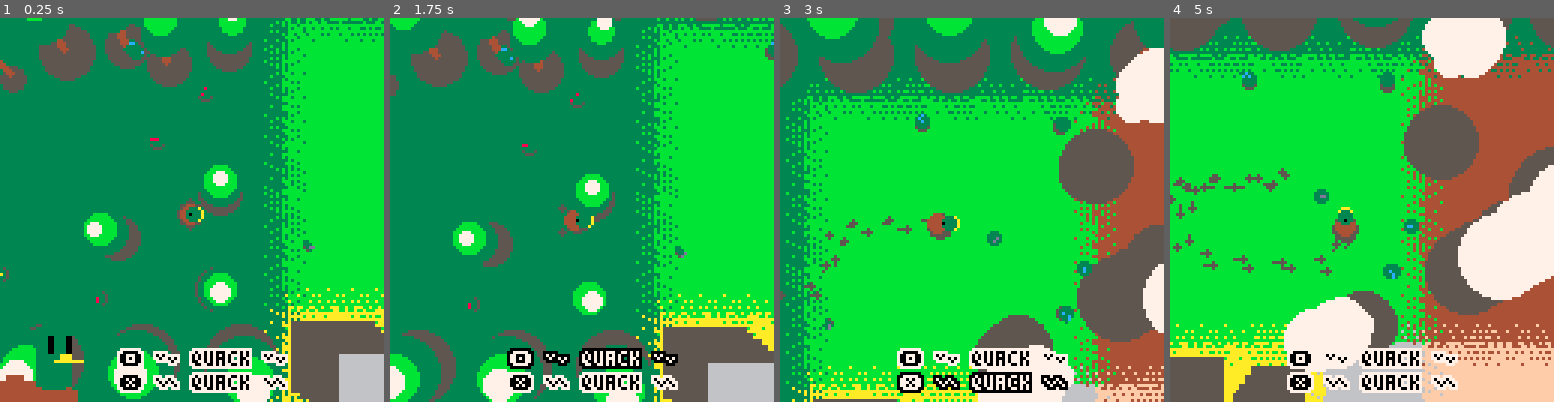
Above: before the commit, frames 1-4 (left to right).
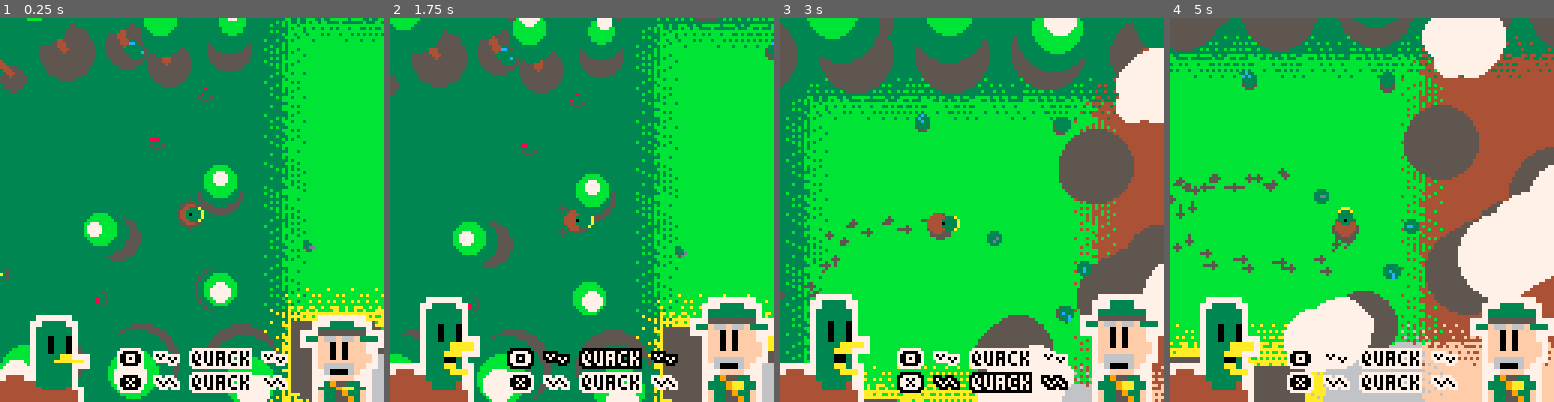
Above: after the commit, the same moments.

Repository: seleb/DuckDuckOnTheLoose
Game: PICO-8 cartridge forest.p8
The game is run twice, just before and just after one commit, with the same random seed, the same clock (stepped at 60 frames per second) and the same inputs.
Inputs:
- Up to frame 1 (0.25 s): no input
- Up to frame 2 (1.75 s): tap X (X key) at 0.33, 1.07 s; tap O (Z key) at 0.7, 1.7 s; hold Right from 1.6 s (still down)
- Up to frame 3 (3 s): tap X (X key) at 1.85, 2.97 s; release Right at 2.1 s; tap O (Z key) at 2.1, 2.5, 2.9 s; hold Up 2.15-2.42 s; hold Right from 2.47 s (still down)
- Up to frame 4 (5 s): release Right at 3.03 s; hold Left 3.08-3.58 s; tap O (Z key) every 0.4 s from 3.3 to 4.9 s; hold Down 3.63-3.97 s; hold Right 4.02-4.68 s; tap X (X key) at 4.08 s; hold Up from 4.73 s (still down)

The runs differ from the first frame. In frame 1, 4.4% of the frame differs, in the area x 7-100%, y 77-100%; in frame 2, 7.9%; in frame 3, 8.8%, in the area x 0-100%, y 71-100%; in frame 4, 8.1%.

Commit message:
npc stuff

Diff:
--- a/forest.p8
+++ b/forest.p8
@@ -684,6 +684,27 @@
   sx+=16
  end
  sspr(sx,0,16,16,0,128-32-a,32,32+a)
+
+
+ -- npc sprite
+ sx=0
+ npc={}
+ npc.spr=4
+ npc.mouth=0
+ sx+=npc.spr*16
+ sspr(sx,32,16,16,128-32,128-32-a,32,32+a)
+
+ -- npc mouth
+ if npc.mouth >= 0 then
+  pal(0,npc.mouth)
+  sx=40
+  if p.quack_timer > 0 and time()%0.2 > 0.1 then
+   sx+=16
+  end
+  sspr(sx,0,16,16,128-32,128-32-a,32,32+a)
+  pal(0,0)
+ end
+
  -- quack text
  if btn(4) then
   print_ol("\142 \149 quack \149",40,127-16,0,7)
Not shown, changed: 48 lines of the sprite sheet (__gfx__) section of forest.p8
